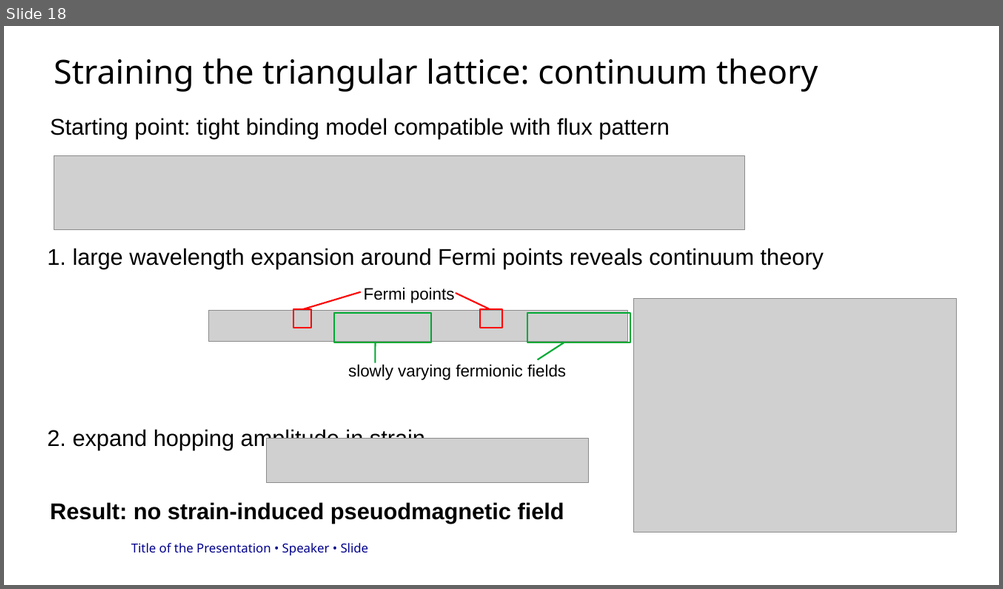
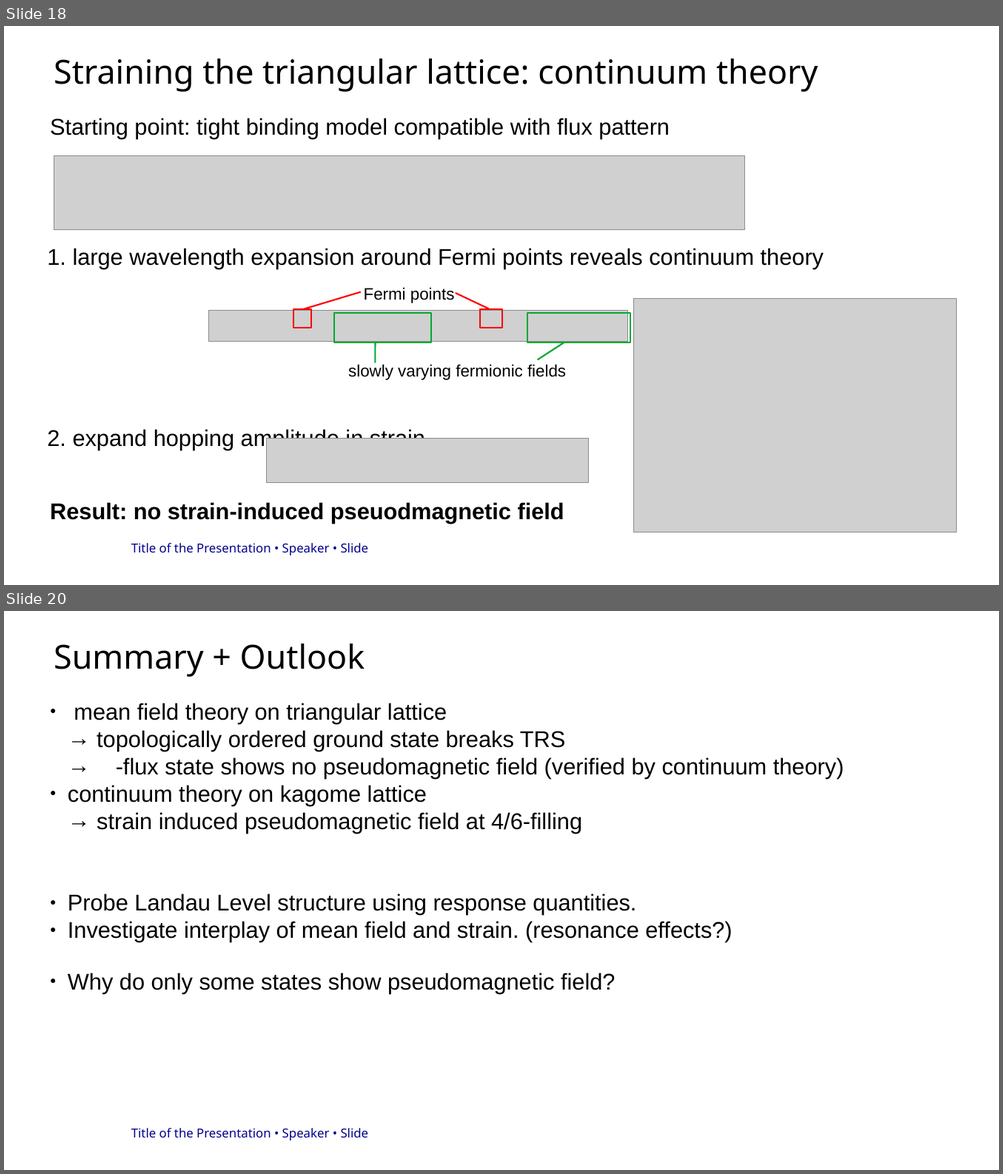
Before and after one commit to ElSickleRick/MP_wiki, a slide deck: WARB_presentation/präsi.odp. Shown one above the other, each under a label of ours: slide 18 before the commit, slides 18 and 20 after it; the slides between them are not shown. The pictures are 1003x589 and 1003x1174 pixels, drawn with LibreOffice and Linux fonts; fonts in the diff are those of the drawing; grey boxes stand for pictures; background and template pictures are left out. Boxes give left, top, right and bottom in pixels: in the first picture for what was removed or moved away, otherwise in the second. Text is boxed around its words. In the diff, an @@ line names an element or a change of style, - is before the commit and + after.

```diff
--- a/WARB_presentation/präsi.odp
+++ b/WARB_presentation/präsi.odp
@@ slide 20 added at (4,611,999,1170), background #FFFFFF; not listed: 1 template element that a slide beside it also shows @@
@@ title added at (54,644,365,677), 32 pt, text #000000 @@
+Summary + Outlook
@@ text added at (68,703,844,943), 22 pt, text #000000 @@
+● mean field theory on triangular lattice
+  → topologically ordered ground state breaks TRS
+  → -flux state shows no pseudomagnetic field (verified by continuum theory)
+● continuum theory on kagome lattice
+  → strain induced pseudomagnetic field at 4/6-filling
+● Probe Landau Level structure using response quantities.
+● Investigate interplay of mean field and strain. (resonance effects?)
@@ text added at (68,973,614,994), 22 pt, text #000000 @@
+● Why do only some states show pseudomagnetic field?
```
Also in this commit, not shown: 5 slides changed, 8 other files.
